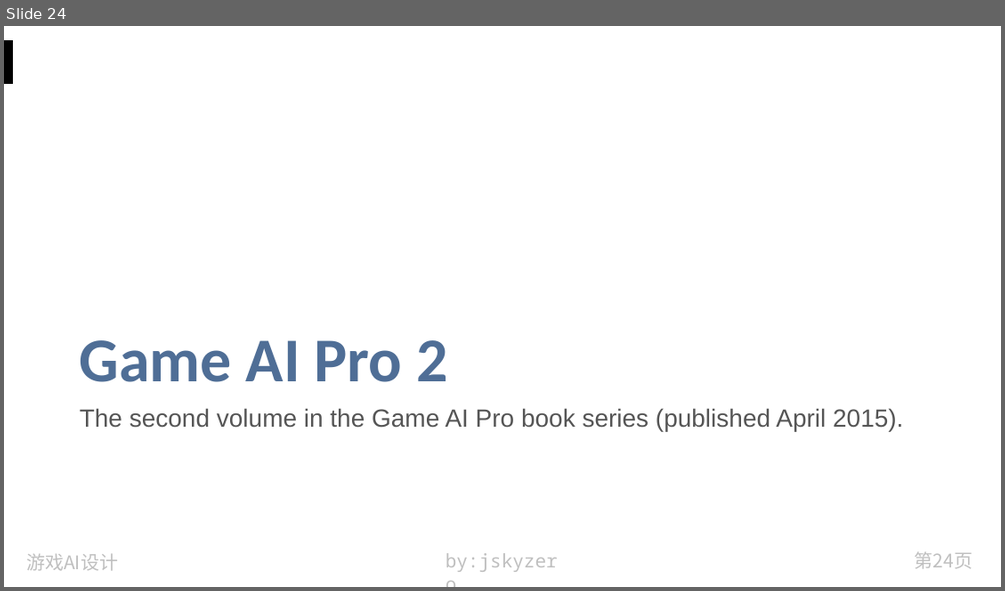
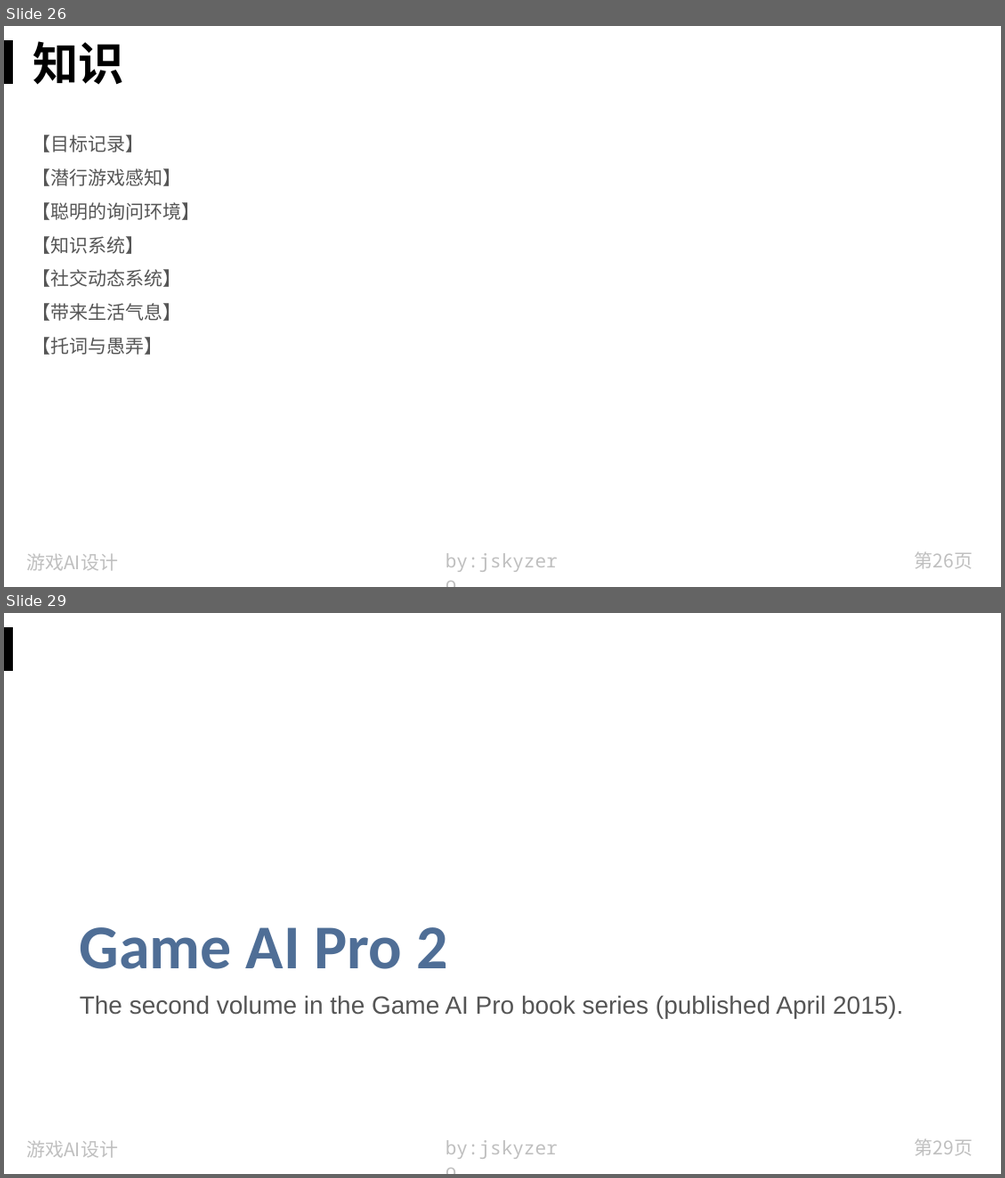
Before and after one commit to jskyzero/design.jskyzero.com, a slide deck: assets/img/skill/GameAIPro/Game AI Pro.pptx. Shown one above the other, each under a label of ours: slide 24 before the commit, slides 26 and 29 after it; the slides between them are not shown. The pictures are 1005x591 and 1005x1178 pixels, drawn with LibreOffice and Linux fonts; fonts in the diff are those of the drawing. Boxes give left, top, right and bottom in pixels: in the first picture for what was removed or moved away, otherwise in the second. Text is boxed around its words. In the diff, an @@ line names an element or a change of style, - is before the commit and + after.

```diff
--- a/assets/img/skill/GameAIPro/Game AI Pro.pptx
+++ b/assets/img/skill/GameAIPro/Game AI Pro.pptx
@@ slide 26 added at (4, 26, 1001, 587), background #FFFFFF; not listed: 4 template elements that a slide beside it also shows @@
@@ title added at (32, 41, 124, 85), 44 pt, text #000000, bold @@
+知识
@@ text added at (32, 135, 201, 354), 18 pt, text #555555 @@
+【目标记录】
+【潜行游戏感知】
+【聪明的询问环境】
+【知识系统】
+【社交动态系统】
+【带来生活气息】
+【托词与愚弄】
@@ what was slide 24 is now slide 29 @@
@@ page number at (914, 1139, 972, 1156): text changed @@
-第24页
+第29页
```
Also in this commit, not shown: 4 slides changed, 6 other slides added, 1 slide removed, 16 other files.
